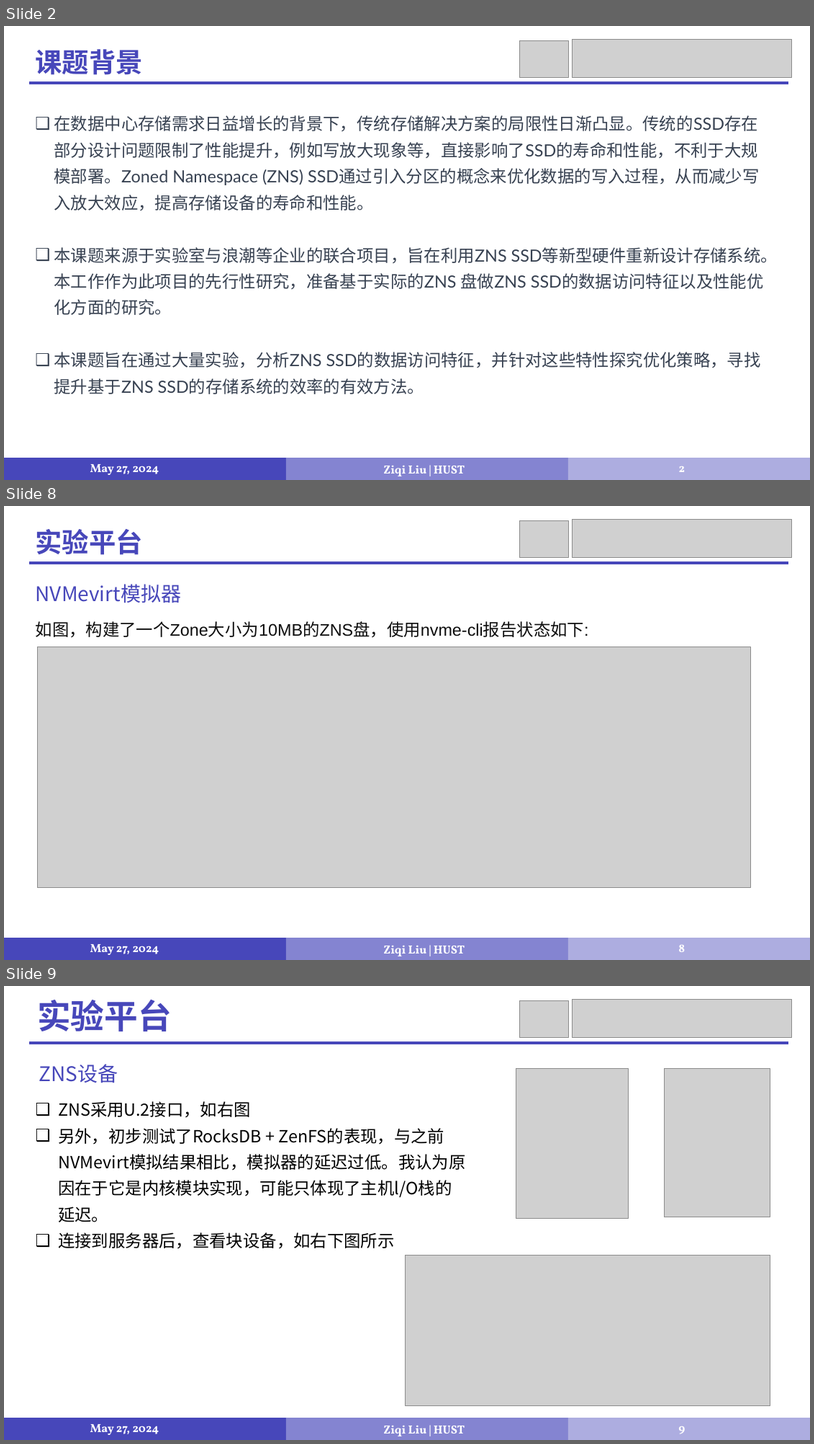
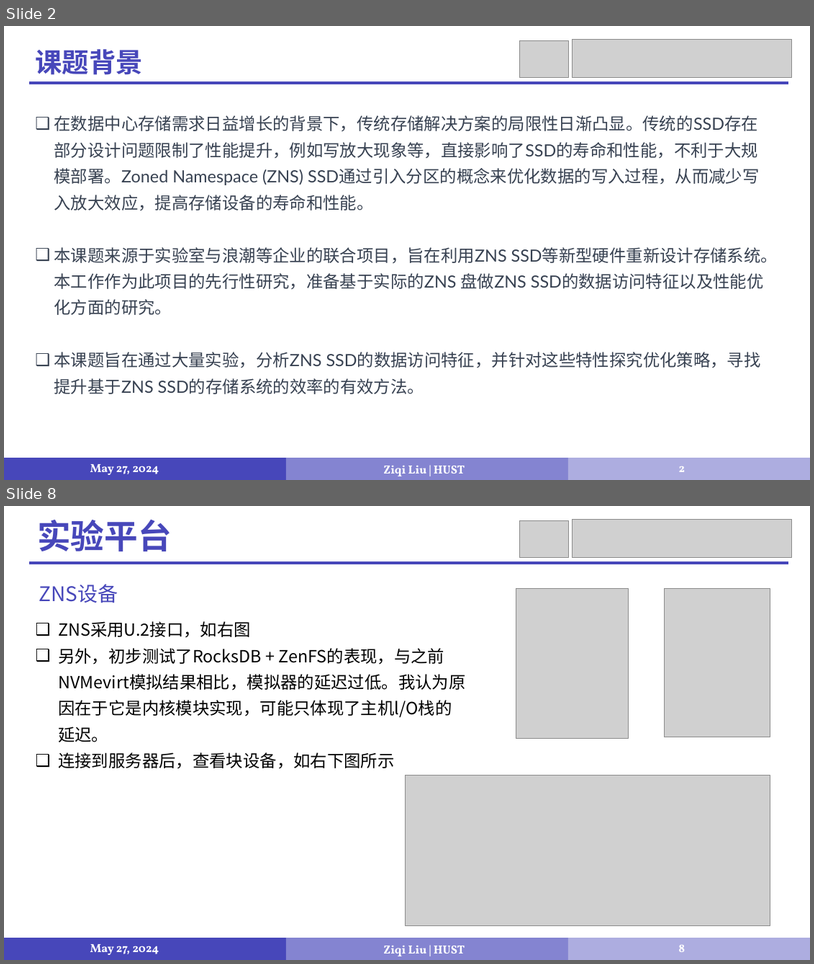
Before and after one commit to LiuziqiOvO/md, a slide deck: 毕设/毕设答辩.pptx. Shown one above the other, each under a label of ours: slides 2, 8 and 9 before the commit, slides 2 and 8 after it; the slides between them are not shown. The pictures are 814x1444 and 814x964 pixels, drawn with LibreOffice and Linux fonts; fonts in the diff are those of the drawing; grey boxes stand for pictures. Boxes give left, top, right and bottom in pixels: in the first picture for what was removed or moved away, otherwise in the second. Text is boxed around its words. In the diff, an @@ line names an element or a change of style, - is before the commit and + after.

```diff
--- a/毕设/毕设答辩.pptx
+++ b/毕设/毕设答辩.pptx
@@ slide 8 removed at (x1=4, y1=506, x2=810, y2=960), background #FFFFFF @@
@@ picture removed at (x1=520, y1=520, x2=568, y2=557) @@
@@ picture removed at (x1=573, y1=519, x2=792, y2=557) @@
@@ text removed at (x1=36, y1=529, x2=143, y2=555) @@
-实验平台
@@ line removed from (29, 563) to (790, 563) @@
@@ text removed at (x1=36, y1=584, x2=181, y2=603) @@
-NVMevirt模拟器
@@ text removed at (x1=36, y1=621, x2=589, y2=638) @@
-如图，构建了一个Zone大小为10MB的ZNS盘，使用nvme-cli报告状态如下:
@@ picture removed at (x1=37, y1=647, x2=751, y2=887) @@
@@ rectangle removed at (x1=4, y1=937, x2=286, y2=960) @@
@@ rectangle removed at (x1=286, y1=937, x2=569, y2=960) @@
@@ rectangle removed at (x1=568, y1=937, x2=810, y2=960) @@
@@ text removed at (x1=90, y1=944, x2=160, y2=955) @@
-May 27, 2024
@@ text removed at (x1=383, y1=945, x2=465, y2=956) @@
-Ziqi Liu | HUST
@@ page number removed at (x1=679, y1=944, x2=685, y2=952) @@
-8
@@ what was slide 9 is now slide 8 @@
@@ page number at (x1=679, y1=944, x2=685, y2=952): text changed @@
-9
+8
```
Also in this commit, not shown: 5 slides changed, 2 other files.
